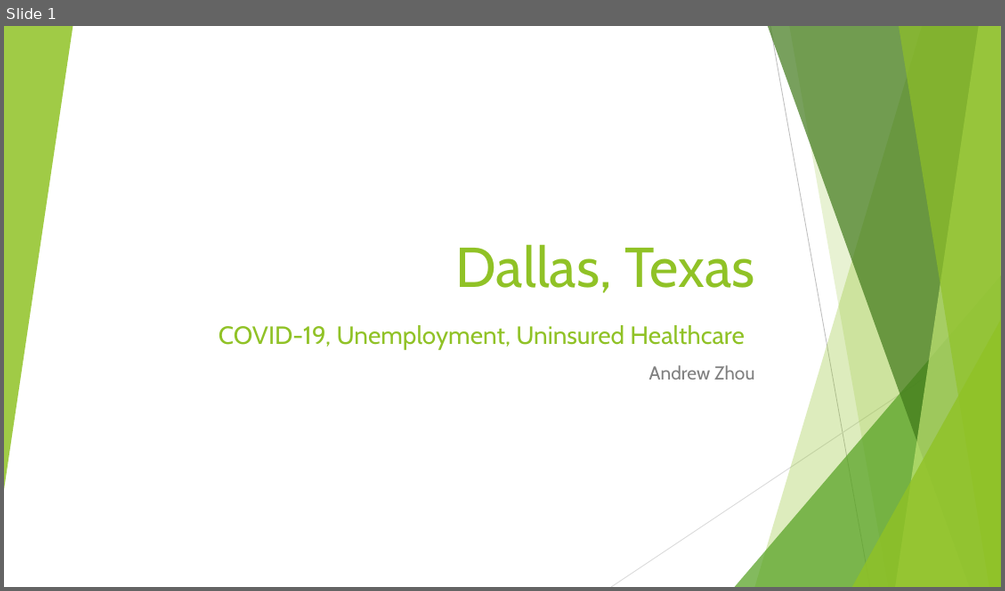
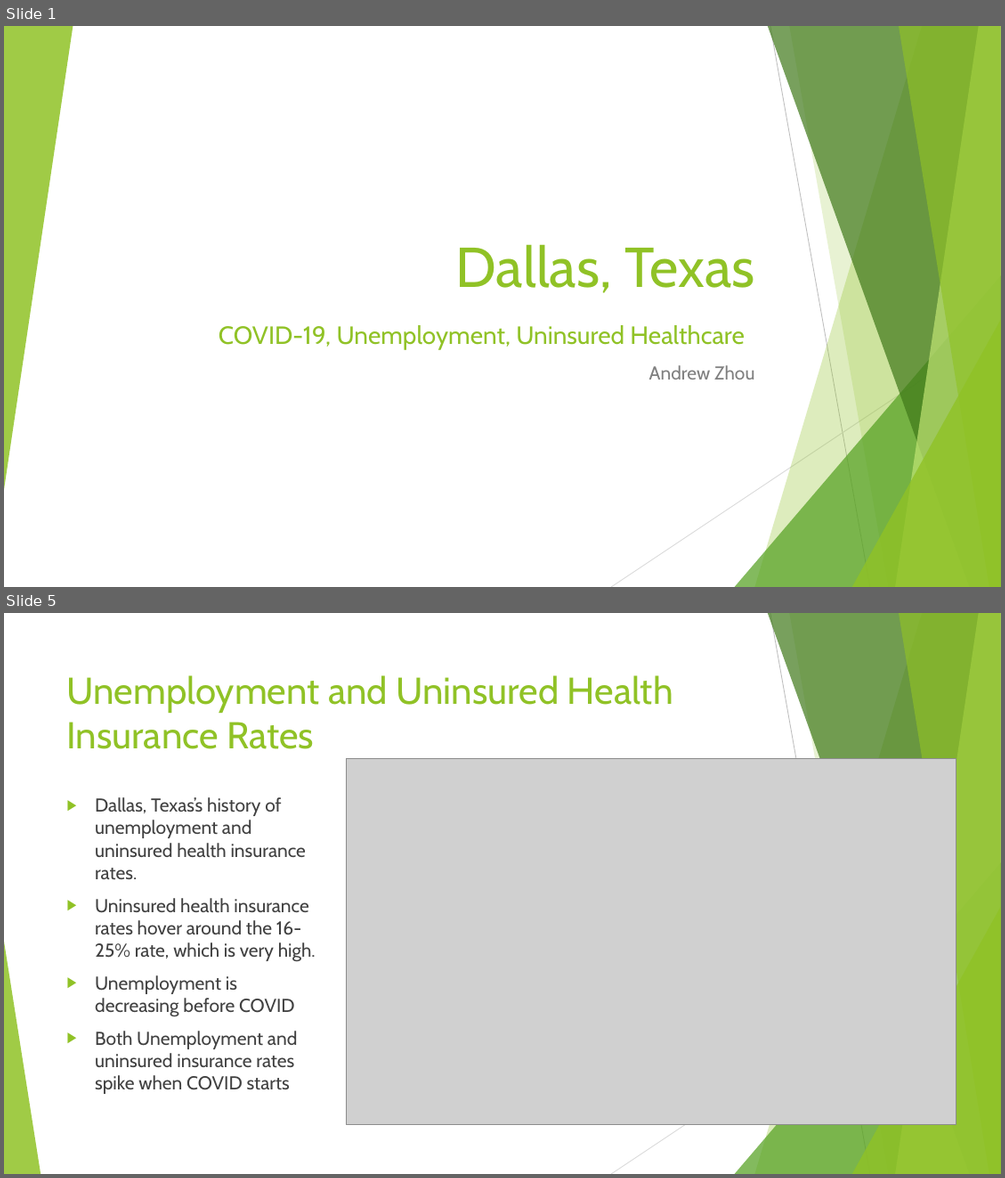
Before and after one commit to azhou5211/hcde_project, a slide deck: A6/Presentation.pptx. Shown one above the other, each under a label of ours: slide 1 before the commit, slides 1 and 5 after it; the slides between them are not shown. The pictures are 1005x591 and 1005x1178 pixels, drawn with LibreOffice and Linux fonts; fonts in the diff are those of the drawing; grey boxes stand for pictures. Boxes give left, top, right and bottom in pixels: in the first picture for what was removed or moved away, otherwise in the second. Text is boxed around its words. In the diff, an @@ line names an element or a change of style, - is before the commit and + after.

```diff
--- a/A6/Presentation.pptx
+++ b/A6/Presentation.pptx
@@ slide 5 added at [4, 613, 1001, 1174], background #FFFFFF; not listed: 9 template elements that a slide beside it also shows @@
@@ title added at [67, 675, 673, 749], 36 pt, text #90C226 @@
+Unemployment and Uninsured Health Insurance Rates
@@ picture added at [346, 759, 956, 1124] @@
@@ text added at [95, 797, 316, 1094], 18 pt, text #404040 @@
+▶ Dallas, Texas’s history of unemployment and uninsured health insurance rates.
+▶ Uninsured health insurance rates hover around the 16-25% rate, which is very high.
+▶ Unemployment is decreasing before COVID
+▶ Both Unemployment and uninsured insurance rates spike when COVID starts
@@ triangle added at [4, 941, 40, 1174], fill #90C226 at 85% opacity @@
```
Also in this commit, not shown: 2 slides changed, 8 other slides added, 9 slides removed, 3 other files.
